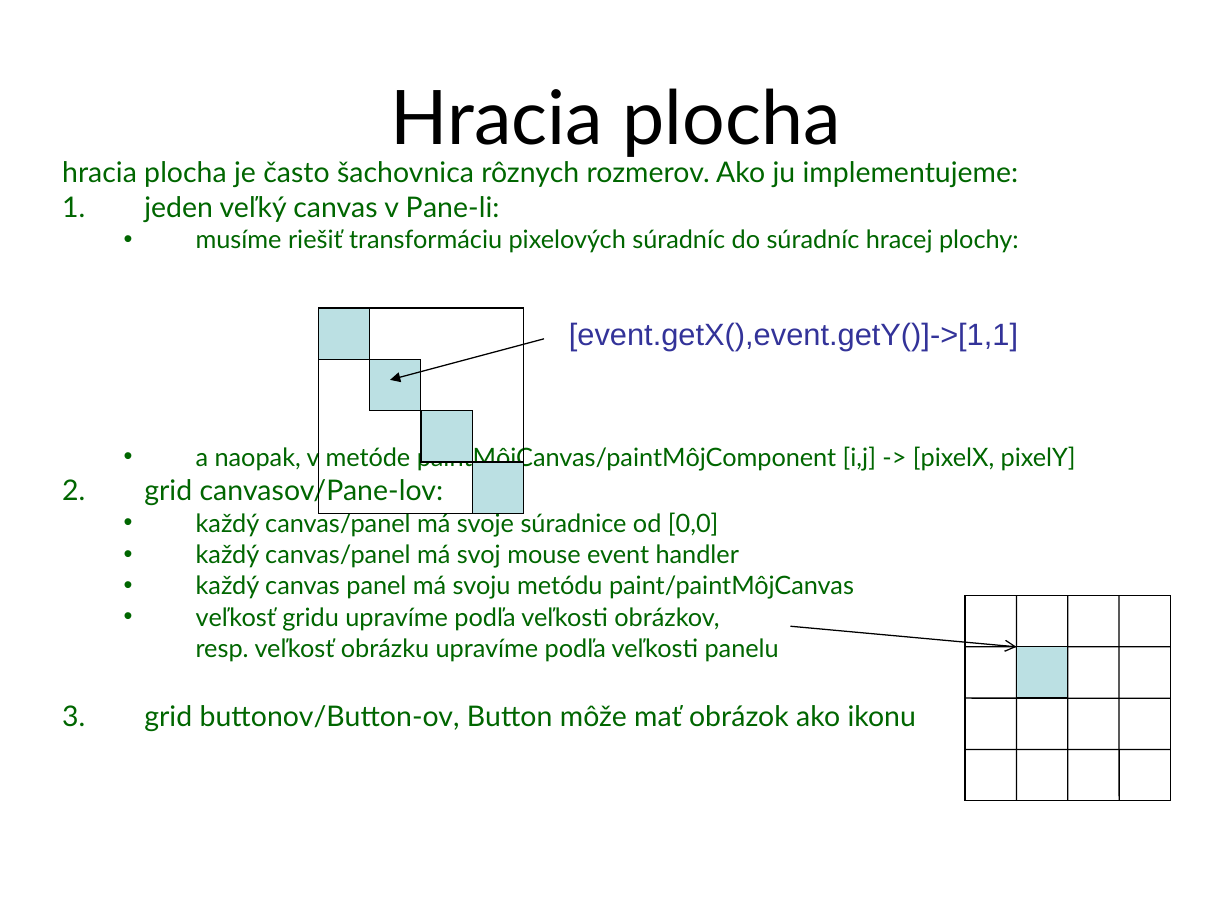
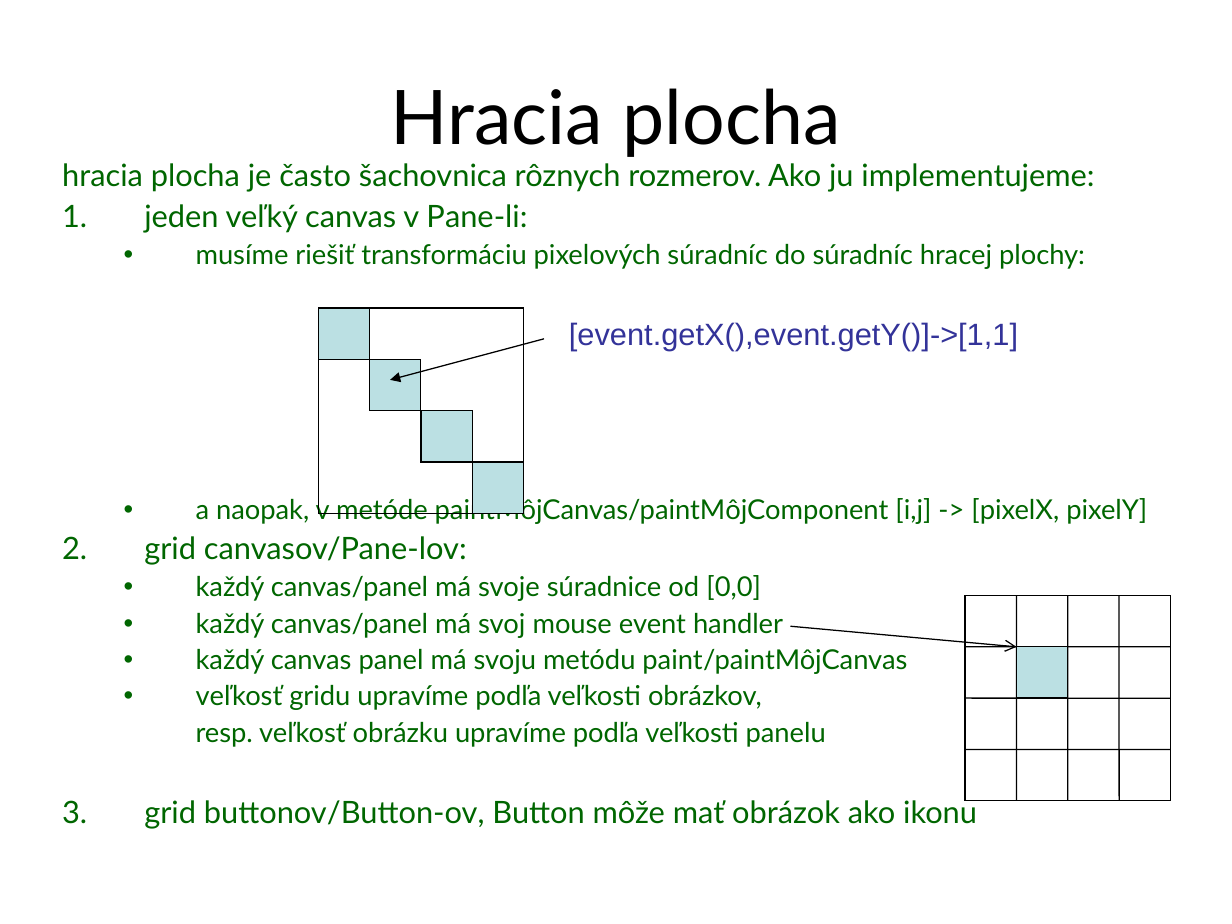
Before and after one commit to Programovanie4/Prednasky, a slide deck: slide 9 of 12/12_java.ppt. Drawn at 1232x924 pixels with LibreOffice and Linux fonts; fonts in the diff are those of the drawing. Boxes give left, top, right and bottom in pixels: in the first picture for what was removed or moved away, otherwise in the second. Text is boxed around its words. In the diff, an @@ line names an element or a change of style, - is before the commit and + after.

```diff
--- a/12/12_java.ppt
+++ b/12/12_java.ppt
@@ text "hracia plocha je často šachovnica ..." at (x1=62, y1=163, x2=1147, y2=829): size 16.6 to 18 pt in "hracia plocha je často šachovnica rôznych rozmerov. ...", "jeden veľký canvas v Pane-li:", "grid canvasov/Pane-lov:", "grid buttonov/Button-ov, Button môže mať obrázok ako ..."; size 14.8 to 16 pt in "musíme riešiť transformáciu pixelových súradníc do súradníc ...", "a naopak, v metóde paintMôjCanvas/paintMôjComponent [i,j] -> ...", "každý canvas/panel má svoje súradnice od [0,0]", "každý canvas/panel má svoj mouse event handler" and 3 more places; line spacing 0.8 to 0.9 @@
```
Also in this commit, not shown: 14 other slides changed, 2 slides added, 1 slide removed, 1 other file.
